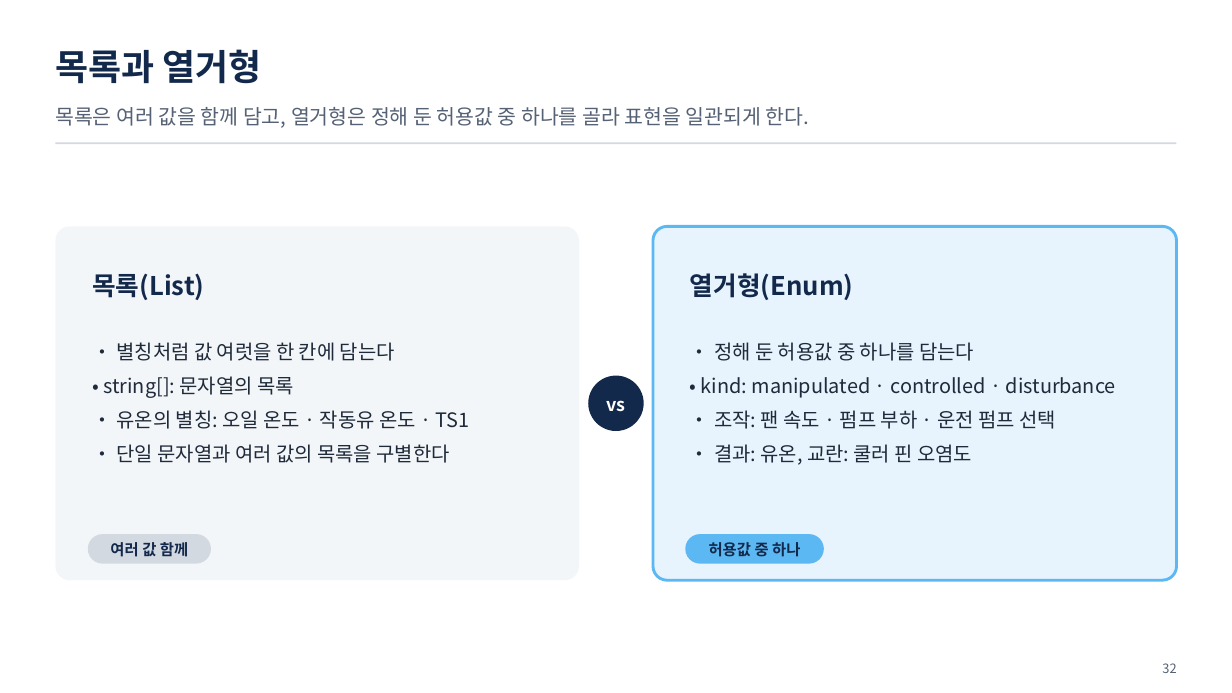
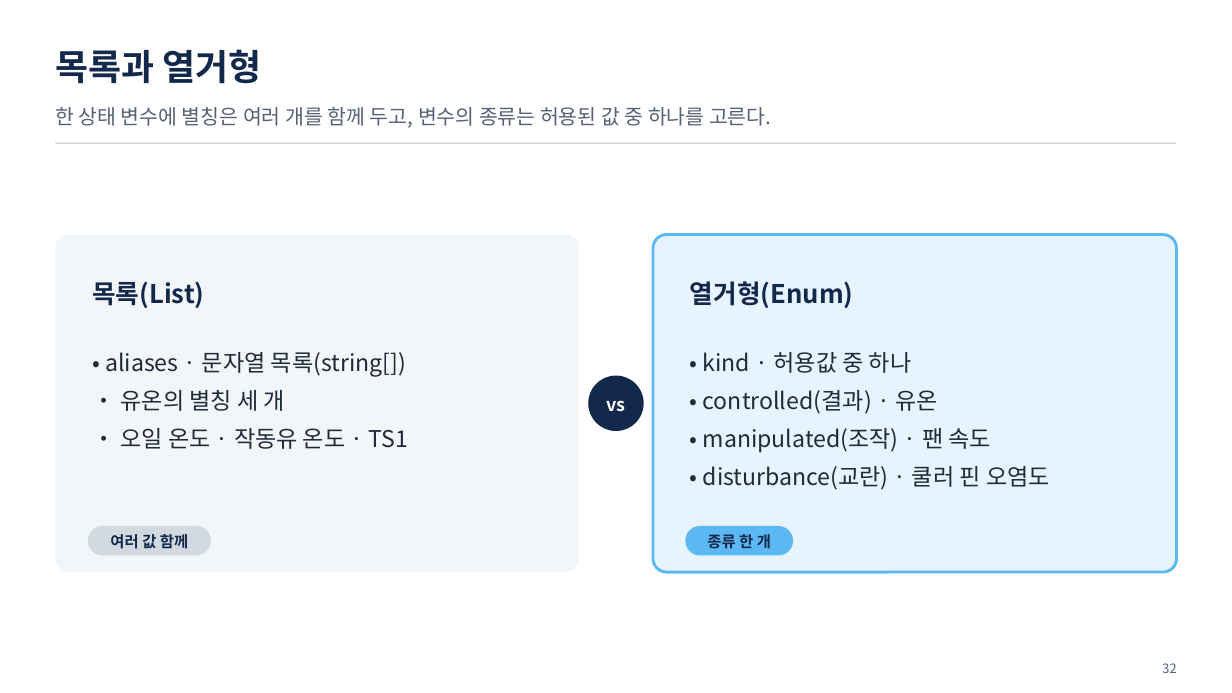
Before and after one commit to uengine-oss/hyd-iot-edu, a slide deck: slide 32 of workspace/강의제작/산출물/통합반/이론/02회차/통합반_02일차.pptx. Drawn at 1232x693 pixels with LibreOffice and Linux fonts; fonts in the diff are those of the drawing. Boxes give left, top, right and bottom in pixels: in the first picture for what was removed or moved away, otherwise in the second. Text is boxed around its words. In the diff, an @@ line names an element or a change of style, - is before the commit and + after.

```diff
--- a/workspace/강의제작/산출물/통합반/이론/02회차/통합반_02일차.pptx
+++ b/workspace/강의제작/산출물/통합반/이론/02회차/통합반_02일차.pptx
@@ text at [55,107,771,128]: text changed @@
-목록은 여러 값을 함께 담고, 열거형은 정해 둔 허용값 중 하나를 골라 표현을 일관되게 한다.
+한 상태 변수에 별칭은 여러 개를 함께 두고, 변수의 종류는 허용된 값 중 하나를 고른다.
@@ rounded rectangle: place and size @@
-rounded rectangle at [55,226,579,580]
+rounded rectangle at [55,235,579,572]
@@ rounded rectangle: place and size @@
-rounded rectangle at [653,226,1177,580]
+rounded rectangle at [653,235,1177,572]
@@ text "목록(List)": place and size @@
-text "목록(List)" at [92,273,204,300]
+text "목록(List)" at [92,281,204,308]
@@ text "열거형(Enum)": place and size @@
-text "열거형(Enum)" at [690,273,854,300]
+text "열거형(Enum)" at [690,281,854,308]
@@ text at [105,352,408,449]: text changed; size 15.5 to 18 pt @@
-• 별칭처럼 값 여럿을 한 칸에 담는다
-• string[]: 문자열의 목록
-• 유온의 별칭: 오일 온도 · 작동유 온도 · TS1
-• 단일 문자열과 여러 값의 목록을 구별한다
+• aliases · 문자열 목록(string[])
+• 유온의 별칭 세 개
+• 오일 온도 · 작동유 온도 · TS1
@@ text at [703,352,1050,490]: text changed; size 15.5 to 18 pt @@
-• 정해 둔 허용값 중 하나를 담는다
-• kind: manipulated · controlled · disturbance
-• 조작: 팬 속도 · 펌프 부하 · 운전 펌프 선택
-• 결과: 유온, 교란: 쿨러 핀 오염도
+• kind · 허용값 중 하나
+• controlled(결과) · 유온
+• manipulated(조작) · 팬 속도
+• disturbance(교란) · 쿨러 핀 오염도
@@ text "여러 값 함께": place and size @@
-text "여러 값 함께" at [110,542,188,557]
+text "여러 값 함께" at [110,534,188,549]
@@ rounded rectangle: place and size @@
-rounded rectangle at [88,534,211,564]
+rounded rectangle at [88,526,211,555]
@@ rounded rectangle: place and size @@
-rounded rectangle at [686,534,824,564]
+rounded rectangle at [686,526,794,555]
@@ text at [707,534,771,549]: text changed @@
-허용값 중 하나
+종류 한 개
```
Also in this commit, not shown: 7 other slides changed, 19 other files.
